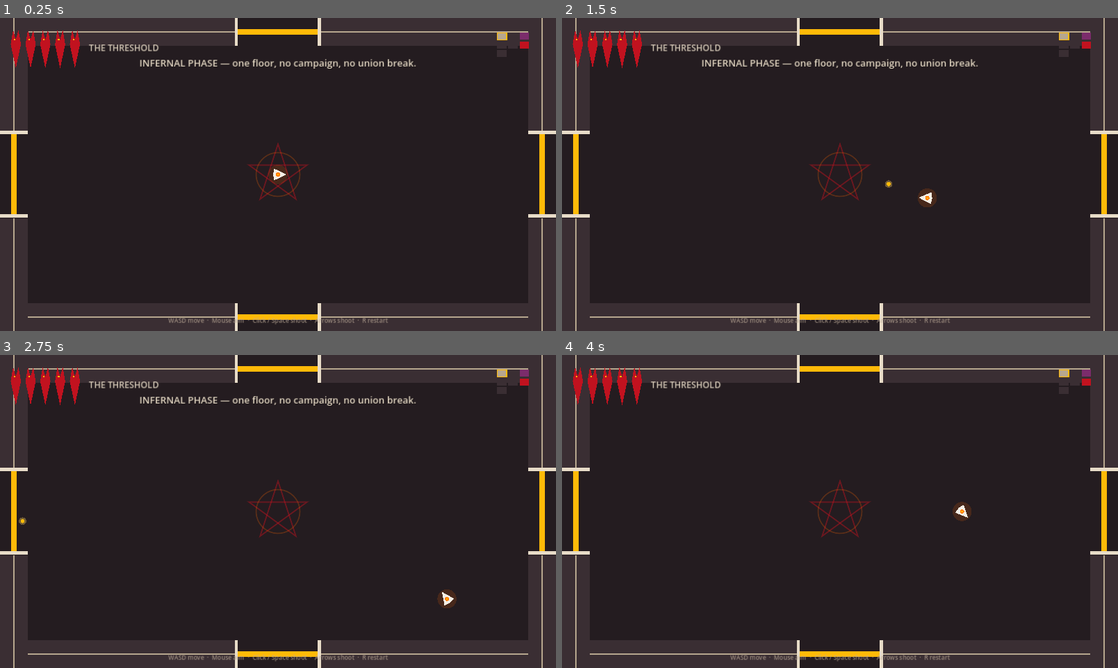
Above: before the commit, frames 1-4 (two rows, left to right).
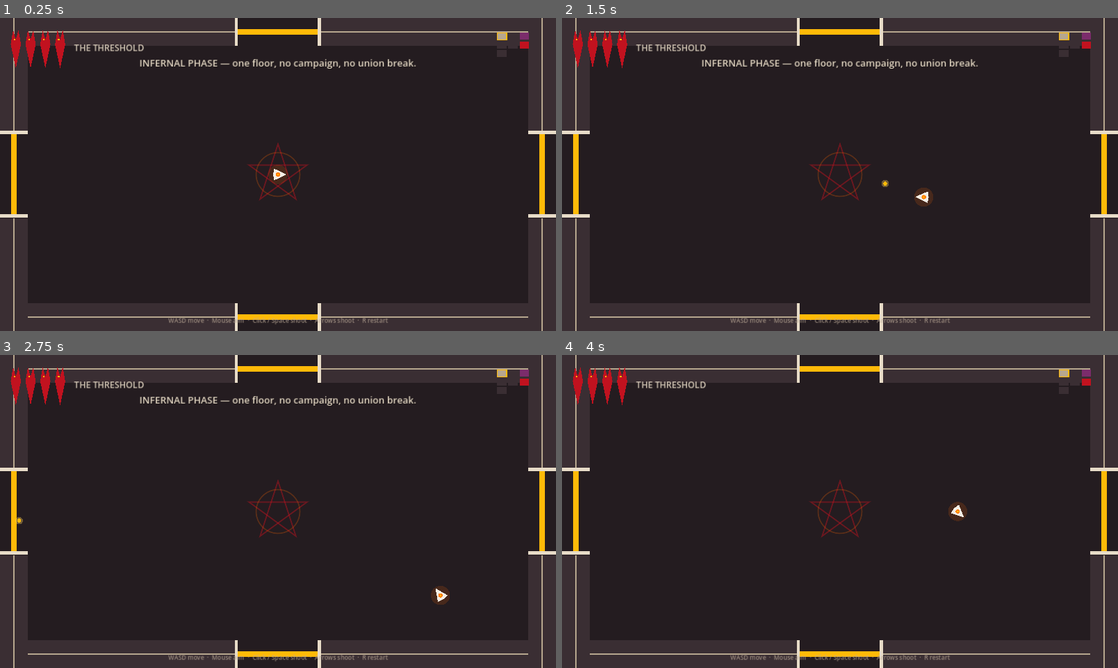
Above: after the commit, the same moments.

Repository: camiloprado/InfernalPhase
Game: Godot game, scene res://scenes/floor.tscn
The game is run twice, just before and just after one commit, with the same random seed, the same clock (stepped at 60 frames per second) and the same inputs.
Inputs (mouse positions are in pixels of both pictures, inside the frame that each line leads up to):
- Up to frame 1 (0.25 s): no input
- Up to frame 2 (1.5 s): tap Enter at 0.5 s; move the mouse to (962, 158) at 0.52 s; hold D (move_right) 0.53-1.28 s; tap Down (aim_down) at 0.6 s; click (962, 158) at 0.67 s; move the mouse to (728, 190) at 1.27 s; hold S (move_down) from 1.28 s (still down); tap Left (aim_left) at 1.35 s
- Up to frame 3 (2.75 s): move the mouse to (333, 442) at 2.02 s; release S (move_down) at 2.03 s; hold D (move_right) from 2.03 s (still down); tap Right (aim_right) at 2.1 s
- Up to frame 4 (4 s): move the mouse to (812, 574) at 2.77 s; release D (move_right) at 2.78 s; hold W (move_up) 2.78-3.53 s; tap Up (aim_up) at 2.85 s; click (812, 574) at 2.92 s; move the mouse to (1006, 558) at 3.52 s; hold A (move_left) from 3.53 s (still down); tap E (interact) at 3.6 s

The runs differ from the first frame. In frame 1, 0.3% of the frame differs, in the area x 12-29%, y 4-16%; in frame 2, 0.5%; in frame 3, 0.6%, in the area x 2-83%, y 4-81%; in frame 4, 0.5%.

Commit message:
Retune the floor so a casual run can actually die.
The last pass stacked softness: five hearts, a full second of i-frames, an 8px hurtbox, a two-HP east dummy with a four-second delay, and a two-heart Concierge top-up. Combat rooms now pack more bodies, patterns are denser and slightly fatter, enemy HP outlasts a spray, and i-frames are a blink not a vacation. East is still an intro cantor plus an imp — slower than later rooms, not a free pass.

Co-authored-by: camilovgprado21 <camilovgprado21@gmail.com>

Diff:
--- a/scripts/enemy.gd
+++ b/scripts/enemy.gd
@@ -53,26 +53,26 @@
 	spawn_pos = at
 	match kind:
 		Kind.IMP:
-			hp = 3
+			hp = 6
 			radius = 13.0
-			fire_cd = Game.rng.randf_range(0.7, 1.2)
-		Kind.WRETCH:
-			hp = 8
+			fire_cd = Game.rng.randf_range(0.35, 0.7)
+		Kind.WRETCH:
+			hp = 14
 			radius = 22.0
-			fire_cd = Game.rng.randf_range(0.9, 1.4)
+			fire_cd = Game.rng.randf_range(0.45, 0.8)
 		Kind.CULTIST:
 			if intro:
-				hp = 2
+				hp = 6
 				radius = 16.0
-				fire_cd = 4.0
+				fire_cd = 0.95
 			else:
-				hp = 5
+				hp = 9
 				radius = 15.0
-				fire_cd = Game.rng.randf_range(0.8, 1.3)
-		Kind.BOSS:
-			hp = 56
+				fire_cd = Game.rng.randf_range(0.45, 0.85)
+		Kind.BOSS:
+			hp = 80
 			radius = 38.0
-			fire_cd = 1.35
+			fire_cd = 0.85
 			z_index = 9
 	max_hp = hp
 	if _col and _col.shape:
@@ -109,7 +109,7 @@
 			velocity = ((home + orbit * 42.0) - global_position) * 1.4
 		Kind.CULTIST:
 			var perp := to_p.orthogonal().normalized() if to_p.length() > 1.0 else Vector2.RIGHT
-			var strafe := 50.0 if intro else 90.0
+			var strafe := 70.0 if intro else 95.0
 			velocity = perp * strafe * sin(visual_rot * 2.0)
 			if to_p.length() < 140.0:
 				velocity += -to_p.normalized() * 40.0
@@ -127,22 +127,22 @@
 	match kind:
 		Kind.IMP:
 			_imp_spread()
-			fire_cd = 1.15
-		Kind.WRETCH:
-			_ring(12, 148.0, ring_off, Palette.EMBER, 5.5)
-			ring_off += 13.0
-			fire_cd = 1.85
+			fire_cd = 0.88
+		Kind.WRETCH:
+			_ring(16, 168.0, ring_off, Palette.EMBER, 6.0)
+			ring_off += 11.0
+			fire_cd = 1.28
 		Kind.CULTIST:
 			if not wave_busy:
 				_start_wave()
-			fire_cd = 4.2 if intro else 2.35
+			fire_cd = 1.75 if intro else 1.55
 		Kind.BOSS:
 			_boss_fire()
 
 
 func _imp_spread() -> void:
 	var aim := _aim()
-	_spread(aim, 3, 20.0, 205.0, Palette.EMBER, 5.0)
+	_spread(aim, 5, 14.0, 220.0, Palette.EMBER, 6.0)
 
 
 func _start_wave() -> void:
@@ -157,17 +157,17 @@
 	if floor_node == null:
 		wave_busy = false
 		return
-	var count := 2 if intro else 10
-	var spd := 78.0 if intro else 175.0
-	var gap := 0.32 if intro else 0.075
-	var amp := 10.0 if intro else 34.0
+	var count := 6 if intro else 12
+	var spd := 128.0 if intro else 188.0
+	var gap := 0.11 if intro else 0.06
+	var amp := 22.0 if intro else 36.0
 	for i in count:
 		if not is_instance_valid(self) or not alive or not is_inside_tree():
 			wave_busy = false
 			return
 		var lateral := sin(i * 0.55) * amp
 		var origin := global_position + aim * (radius + 8.0) + perp * lateral
-		floor_node.spawn_bullet(origin, aim, spd, true, Palette.ROBE_LIGHT, 5.0, 0.0)
+		floor_node.spawn_bullet(origin, aim, spd, true, Palette.ROBE_LIGHT, 6.0, 0.0)
 		await get_tree().create_timer(gap).timeout
 	wave_busy = false
 
@@ -182,22 +182,22 @@
 		phase = 1
 	match pattern_i % (4 if phase == 1 else 5):
 		0:
-			_ring(14 if phase == 1 else 18, 150.0 + phase * 16.0, ring_off, Palette.HELL_RED, 6.0)
+			_ring(16 if phase == 1 else 20, 155.0 + phase * 14.0, ring_off, Palette.HELL_RED, 6.5)
 			ring_off += 8.0
-			fire_cd = 1.55 if phase < 3 else 1.1
+			fire_cd = 1.2 if phase < 3 else 0.9
 		1:
-			_spread(_aim(), 5 + phase, 14.0, 210.0 + phase * 20.0, Palette.EMBER, 5.5)
-			fire_cd = 1.05
+			_spread(_aim(), 6 + phase, 12.0, 205.0 + phase * 16.0, Palette.EMBER, 6.0)
+			fire_cd = 0.85
 		2:
-			_ring(10, 130.0, ring_off + 18.0, Palette.EMBER_HOT, 5.0)
+			_ring(12, 140.0, ring_off + 18.0, Palette.EMBER_HOT, 6.0)
 			_start_boss_wave()
-			fire_cd = 1.9 if phase < 3 else 1.35
+			fire_cd = 1.55 if phase < 3 else 1.15
 		3:
-			_spiral(16, 155.0, 1.1 if phase < 3 else 1.6)
-			fire_cd = 1.4
+			_spiral(18, 160.0, 1.15 if phase < 3 else 1.65)
+			fire_cd = 1.15
 		4:
 			_cross()
-			fire_cd = 1.2
+			fire_cd = 0.95
 	pattern_i += 1
 
 
@@ -223,12 +223,12 @@
 			180.0,
 			true,
 			Palette.ROBE_LIGHT,
-			5.5,
-			42.0,
+			5.8,
+			38.0,
 			7.0,
 			i * 0.4
 		)
-		await get_tree().create_timer(0.06).timeout
+		await get_tree().create_timer(0.055).timeout
 
 
 func _spread(aim: Vector2, count: int, arc_deg: float, spd: float, col: Color, rad: float) -> void:
@@ -258,7 +258,7 @@
 	for i in count:
 		var a := TAU * float(i) / float(count) + ring_off * 0.04
 		var d := Vector2.RIGHT.rotated(a)
-		floor_node.spawn_bullet(global_position + d * (radius + 8.0), d, spd, true, Palette.EMBER, 5.0, 0.0, 8.0, 0.0, ang * (1.0 if i % 2 == 0 else -1.0))
+		floor_node.spawn_bullet(global_position + d * (radius + 8.0), d, spd, true, Palette.EMBER, 6.0, 0.0, 8.0, 0.0, ang * (1.0 if i % 2 == 0 else -1.0))
 
 
 func _cross() -> void:
@@ -269,7 +269,7 @@
 	for d in [base, base.orthogonal(), -base, -base.orthogonal()]:
 		for k in 3:
 			var spread := deg_to_rad((k - 1) * 8.0)
-			floor_node.spawn_bullet(global_position + d.rotated(spread) * (radius + 8.0), d.rotated(spread), 200.0, true, Palette.BONE, 5.5)
+			floor_node.spawn_bullet(global_position + d.rotated(spread) * (radius + 8.0), d.rotated(spread), 195.0, true, Palette.BONE, 6.0)
 
 
 func take_hit(amount: int = 1) -> void:
--- a/scripts/floor.gd
+++ b/scripts/floor.gd
@@ -3,12 +3,12 @@
 
 const LAYOUT := [
 	{ "id": "start", "grid": Vector2i(0, 0), "kind": Room.Kind.START, "pack": [] },
-	{ "id": "north", "grid": Vector2i(0, -1), "kind": Room.Kind.COMBAT, "pack": ["imp", "imp"] },
-	{ "id": "west", "grid": Vector2i(-1, 0), "kind": Room.Kind.COMBAT, "pack": ["wretch"] },
-	{ "id": "east", "grid": Vector2i(1, 0), "kind": Room.Kind.COMBAT, "pack": ["cantor"] },
+	{ "id": "north", "grid": Vector2i(0, -1), "kind": Room.Kind.COMBAT, "pack": ["imp", "imp", "imp"] },
+	{ "id": "west", "grid": Vector2i(-1, 0), "kind": Room.Kind.COMBAT, "pack": ["wretch", "imp"] },
+	{ "id": "east", "grid": Vector2i(1, 0), "kind": Room.Kind.COMBAT, "pack": ["cantor", "imp"] },
 	{ "id": "npc", "grid": Vector2i(2, 0), "kind": Room.Kind.NPC, "pack": [] },
-	{ "id": "south", "grid": Vector2i(0, 1), "kind": Room.Kind.COMBAT, "pack": ["cultist", "cultist"] },
-	{ "id": "se", "grid": Vector2i(1, 1), "kind": Room.Kind.COMBAT, "pack": ["wretch", "imp"] },
+	{ "id": "south", "grid": Vector2i(0, 1), "kind": Room.Kind.COMBAT, "pack": ["cultist", "cultist", "imp"] },
+	{ "id": "se", "grid": Vector2i(1, 1), "kind": Room.Kind.COMBAT, "pack": ["wretch", "imp", "imp"] },
 	{ "id": "boss", "grid": Vector2i(2, 1), "kind": Room.Kind.BOSS, "pack": ["boss"] },
 	{ "id": "deep", "grid": Vector2i(0, 2), "kind": Room.Kind.COMBAT, "pack": ["imp", "wretch", "cultist"] },
 ]
@@ -184,7 +184,7 @@
 		current.unlock_doors()
 		_clear_enemy_bullets()
 		if player:
-			player.i_timer = 0.7
+			player.i_timer = 0.28
 		Game.room_cleared.emit()
 		if current.kind != Room.Kind.BOSS:
 			Game.say(Flavor.pick(Flavor.CLEAR), 1.8)
--- a/scripts/game.gd
+++ b/scripts/game.gd
@@ -9,7 +9,8 @@
 signal boss_intro
 signal shake(amount: float)
 
-const MAX_HEARTS := 5
+const MAX_HEARTS := 4
+const IFRAME_MS := 550
 const ROOM_SIZE := Vector2(1280, 720)
 const WALL := 64.0
 const DOOR_WIDTH := 200.0
@@ -41,7 +42,7 @@
 	if is_dead or is_won:
 		return false
 	var now := Time.get_ticks_msec()
-	if now - _hurt_stamp_ms < 1050:
+	if now - _hurt_stamp_ms < IFRAME_MS:
 		return false
 	_hurt_stamp_ms = now
 	hearts = max(hearts - amount, 0)
--- a/scripts/npc.gd
+++ b/scripts/npc.gd
@@ -30,8 +30,8 @@
 	if cooldown > 0.0:
 		return
 	if not shown:
-		Game.heal(2)
-		Game.say("\"Two hearts. Don't tell payroll. The boss is south of here.\"", 3.6)
+		Game.heal(1)
+		Game.say("\"One heart. Don't tell payroll. The boss is south of here.\"", 3.6)
 	else:
 		Game.say(Flavor.NPC[line_i % Flavor.NPC.size()], 3.6)
 		line_i += 1
--- a/scripts/player.gd
+++ b/scripts/player.gd
@@ -1,9 +1,8 @@
 class_name Player
 extends CharacterBody2D
 
-const SPEED := 268.0
-const FIRE_CD := 0.15
-const I_FRAMES := 1.05
+const SPEED := 258.0
+const FIRE_CD := 0.2
 const RADIUS := 16.0
 
 var aim := Vector2.RIGHT
@@ -27,7 +26,7 @@
 	circle.radius = RADIUS - 2.0
 	_col.shape = circle
 	var hurt_shape := CircleShape2D.new()
-	hurt_shape.radius = 8.0
+	hurt_shape.radius = 11.0
 	$Hurtbox/CollisionShape2D.shape = hurt_shape
 	_hurt.collision_layer = 2
 	_hurt.collision_mask = 20  # enemies + enemy bullets
@@ -89,10 +88,10 @@
 	if Game.is_dead or Game.is_won:
 		return
 	var now := Time.get_ticks_msec()
-	if i_timer > 0.0 or now - _hit_stamp_ms < int(I_FRAMES * 1000.0):
+	if i_timer > 0.0 or now - _hit_stamp_ms < Game.IFRAME_MS:
 		return
 	_hit_stamp_ms = now
-	i_timer = I_FRAMES
+	i_timer = float(Game.IFRAME_MS) / 1000.0
 	var from := Vector2.RIGHT.rotated(Game.rng.randf() * TAU)
 	if _source is Node2D:
 		from = (global_position - (_source as Node2D).global_position).normalized()
@@ -109,8 +108,6 @@
 
 func _on_hurt_body(body: Node) -> void:
 	if body is Enemy:
-		if (body as Enemy).intro:
-			return
 		take_hit(body)
 
 
--- a/scripts/ui.gd
+++ b/scripts/ui.gd
@@ -12,7 +12,7 @@
 @onready var boss_bar: ProgressBar = $Margin/VBox/BossBar
 
 var _flavor_left := 0.0
-var _heart_max := 5
+var _heart_max := 4
 
 
 func _ready() -> void:
Not shown, changed: README.md
